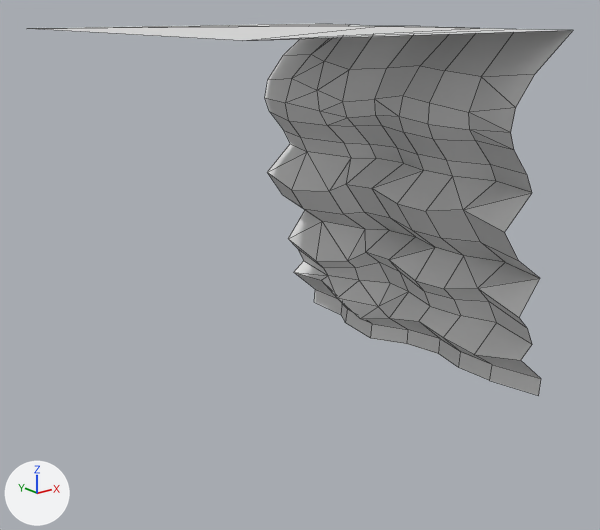
Renders of the FBX model Assets/Models/TileSets/Tileset 2/side2.fbx from each side of a commit.
The view is the same before and after, from a 50 mm lens placed at (-1.377, -1.755, 0.56), pointed at (-0.009, -0.044, -0.124). Every picture has the same lights, and +X, +Y and +Z are marked at lower left. Mesh edges are drawn as thin lines. Where no turn or scale is listed for an object, it has been applied to the vertices.

In view in the first picture: 'side2'.
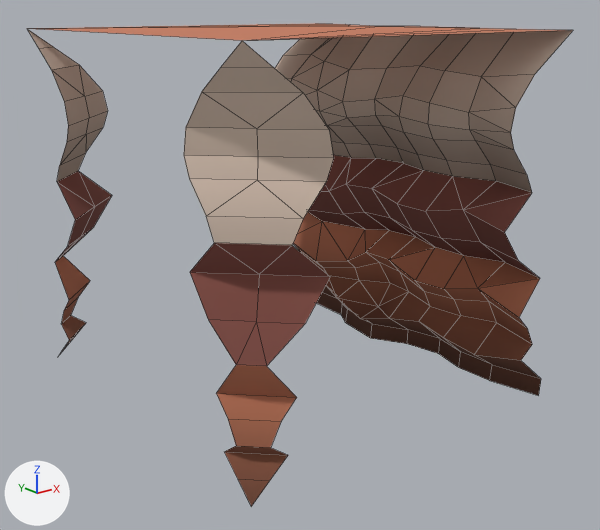
Where the change shows, as pixel boxes (x1, y1, x2, y2) in the pictures (600 x 530 px):
'side2', reshaped (29% taller): before (27, 23, 573, 396); after (27, 23, 573, 506)
part 1 of me_tilesmesa_1042, added (brown): after (28, 30, 112, 354)
part 2 of me_tilesmesa_1042, added (beige): after (184, 41, 333, 506)
part 3 of me_tilesmesa_1042, recoloured (grey to brown): (27, 23, 573, 396) in both

The change, as a list of edits to the scene's bpy script:
```text
Add img_palette_1_day_night_png:
    img_palette_1_day_night_png = load_image('palette_1_day-night.png', '../../../Textures/palette_1_day-night.png', 128, 128, 'sRGB')
Add mat_scene_001:
    mat_scene_001 = principled_material('Scene.001')
    mat_scene_001.texture = img_palette_1_day_night_png
    mat_scene_001.roughness = 1.0
Change me_tilesmesa_1042:
    used by ob_side2; location = (0.0, 0.0, 0.0)
    remove me_tilesmesa_1042.from_pydata(...)  # 147 vertices, 157 faces; spans x -0.504..0.5, y -0.5..0.5, z -0.5..0.5
    add me_tilesmesa_1042.from_pydata(...)  # 221 vertices, 211 faces; spans x -0.504..0.5, y -0.5..0.5, z -0.5..0.5
    me_tilesmesa_1042 part 1: a new loose piece of 37 vertices spanning x -0.504..-0.287, y 0.283..0.5, z -0.45..0.5, in mat_scene_001 (picture img_palette_1_day_night_png)
    me_tilesmesa_1042 part 2: a new loose piece of 37 vertices spanning x -0.504..-0.287, y -0.5..-0.283, z -0.45..0.5, in mat_scene_001 (picture img_palette_1_day_night_png)
    me_tilesmesa_1042 part 3: 157 faces spanning x -0.504..0.5, y -0.5..0.5, z -0.5..0.5 switch from mat_default_obj (white #e7e7e7) to mat_scene_001 (picture img_palette_1_day_night_png)
```
